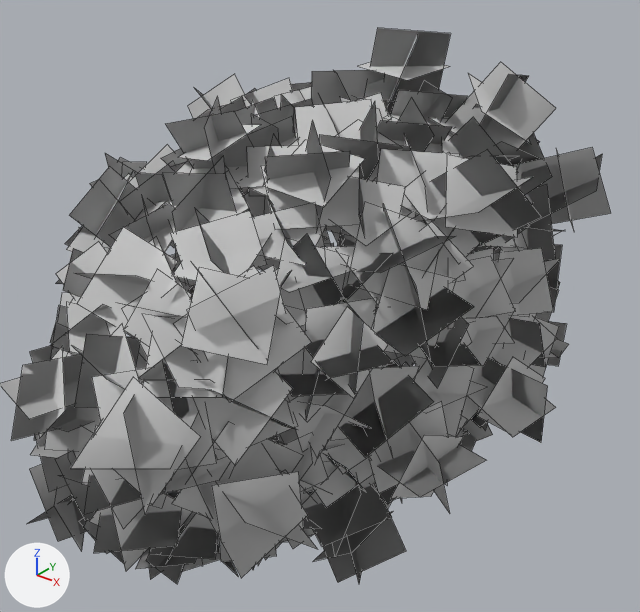
What one commit did to the FBX model Assets/Graph/Meshes/VEGETATION/Tree A/SM_treeA_foliage_L_A_leaves.fbx.
Camera for both pictures: a camera (50 mm lens) standing at (63.38, 102.25, 2.12) and looking at (61.2, 104.97, 0.44). Lighting does not change. The marker at lower left points along +X, +Y and +Z. Mesh edges are drawn as thin lines. Where no turn or scale is listed for an object, it has been applied to the vertices.

Names of what the first picture shows: 'SM_treeA_foliage_L_A_leaves'.
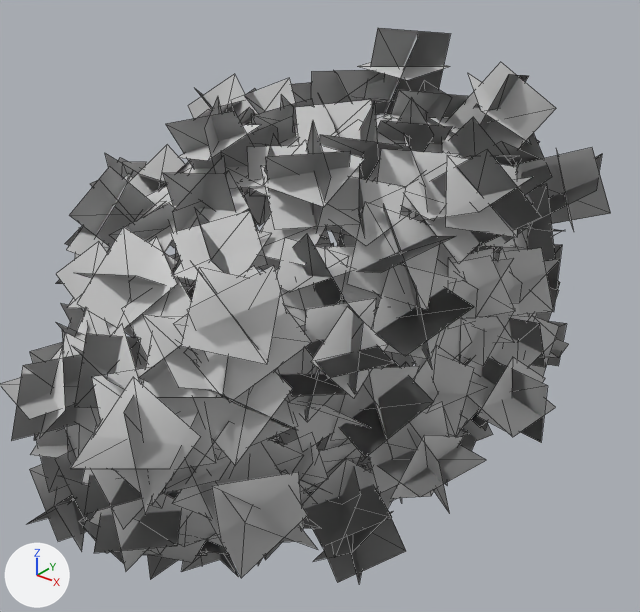
The newer file is also turned or shifted as a whole; pictures and numbers use the older file's frame.

What changed in the scene script:
```text
Change me_mesh:
    used by ob_sm_treea_foliage_l_a_leaves; location = (61.127, 105.079, 0.412)
    remove me_mesh.from_pydata(...)  # 2540 vertices, 635 faces; spans x -1.2..1.1, y -1.54..1.11, z -1.09..1.12
    add me_mesh.from_pydata(...)  # 2159 vertices, 1079 faces; spans x -1.2..1.1, y -1.54..1.11, z -1.09..1.12
    me_mesh part 1: 95 loose pieces with 380 vertices, spanning x -0.95..0.89, y -1.35..1.06, z -0.88..0.9, are deleted
    me_mesh part 2: 1 vertex removed from x -0.5, y -1.09, z 0.06
    me_mesh part 3: the surface is now shaded flat
```

Changed parts and their boxes [x1, y1, x2, y2] in the pictures (640 x 612 px):
'SM_treeA_foliage_L_A_leaves', reshaped
    before: [0, 28, 611, 584]
    after: [0, 28, 611, 582]
part 1 of me_mesh, deleted
    before: [44, 87, 501, 584]
part 2 of me_mesh, deleted
    before: [50, 322, 68, 343]
